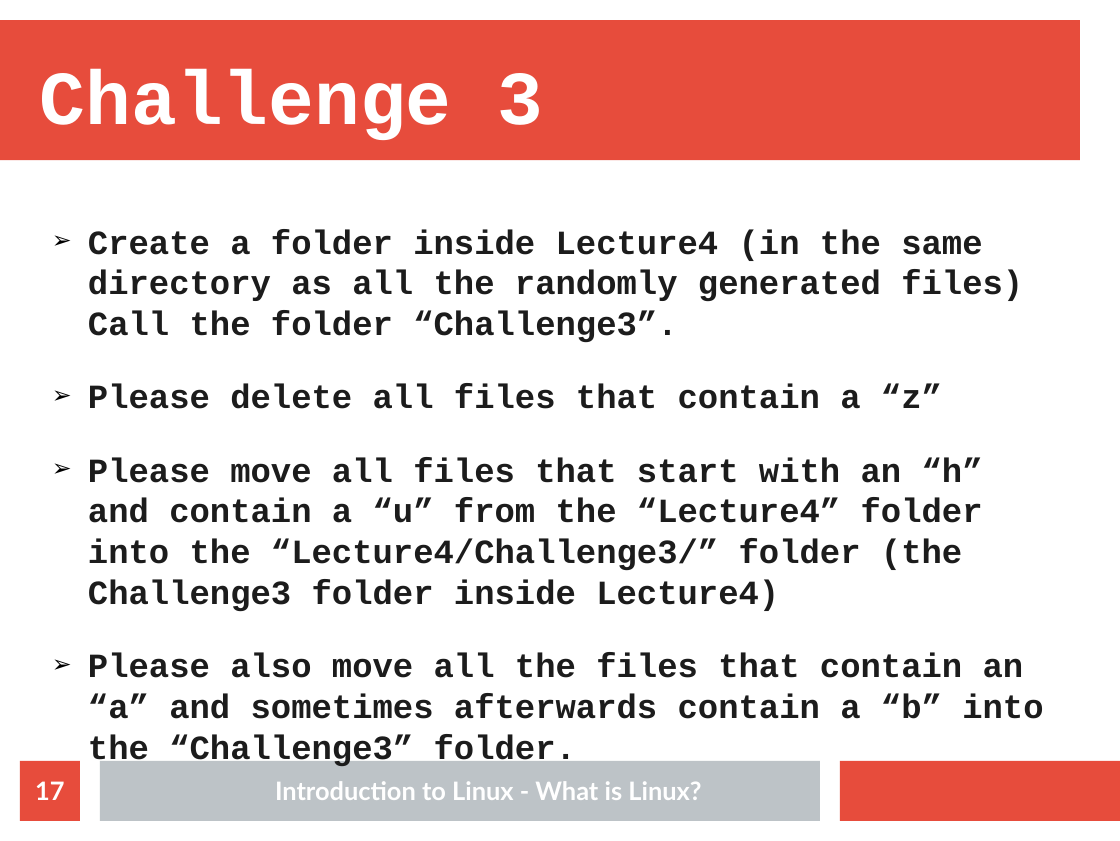
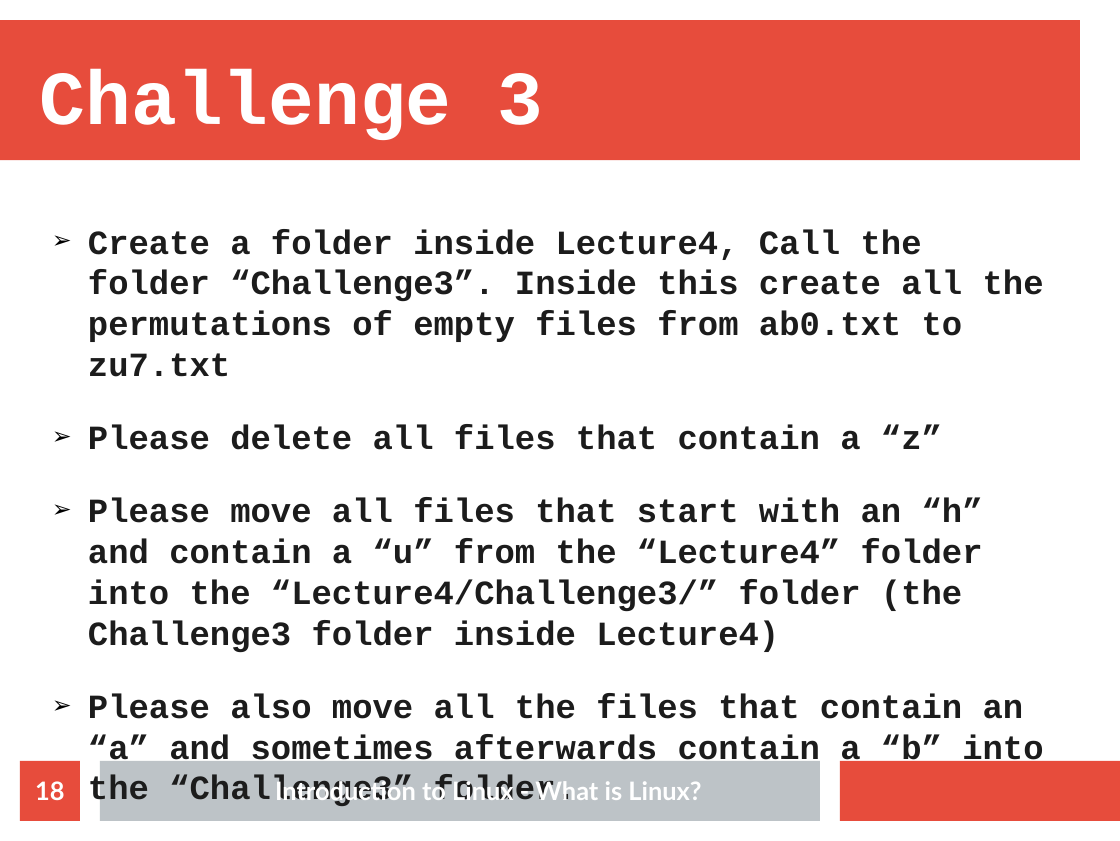
Before and after one commit to Nhlakanipho-Biyela/Intro_To_Linux_Course, a slide deck: slide 18 of Lecture_Slides/Lecture_3/ITL_Lecture_3_Basic_Commands.odp (slide 17 before the commit). Drawn at 1120x841 pixels with LibreOffice and Linux fonts; fonts in the diff are those of the drawing; background and template pictures are left out. Boxes give left, top, right and bottom in pixels: in the first picture for what was removed or moved away, otherwise in the second. Text is boxed around its words. In the diff, an @@ line names an element or a change of style, - is before the commit and + after.

Commit message:
Lecture 5 commit

```diff
--- a/Lecture_Slides/Lecture_3/ITL_Lecture_3_Basic_Commands.odp
+++ b/Lecture_Slides/Lecture_3/ITL_Lecture_3_Basic_Commands.odp
@@ text at [88,229,1044,377]: text changed @@
-➢ Create a folder inside Lecture4 (in the same directory as all the randomly generated files) Call the folder “Challenge3”.
+➢ Create a folder inside Lecture4, Call the folder “Challenge3”. Inside this create all the permutations of empty files from ab0.txt to zu7.txt
@@ page number at [35,781,64,800]: text changed @@
-17
+18
```
Also in this commit, not shown: 1 other slide changed, 1 slide added, 2 other files.
